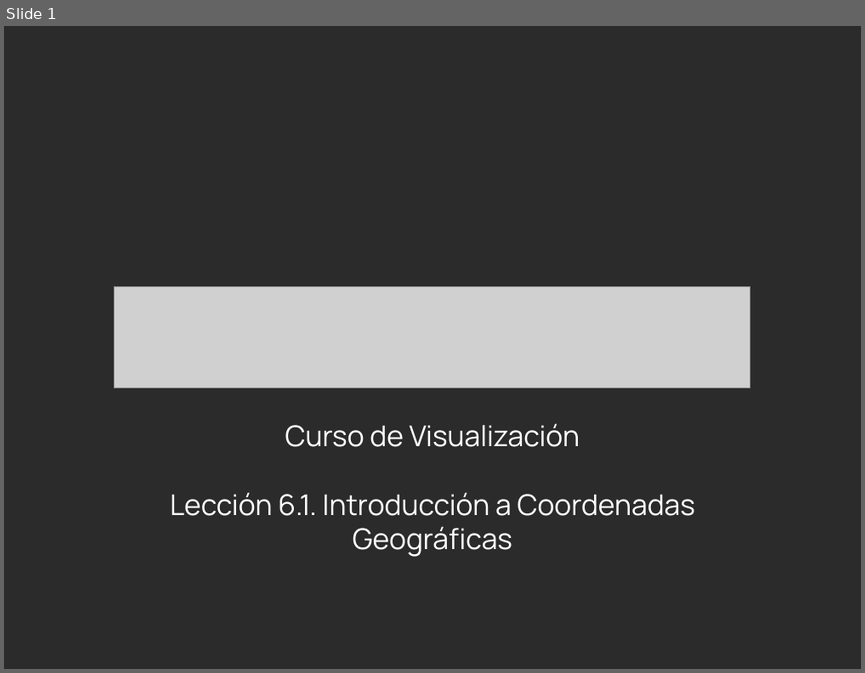
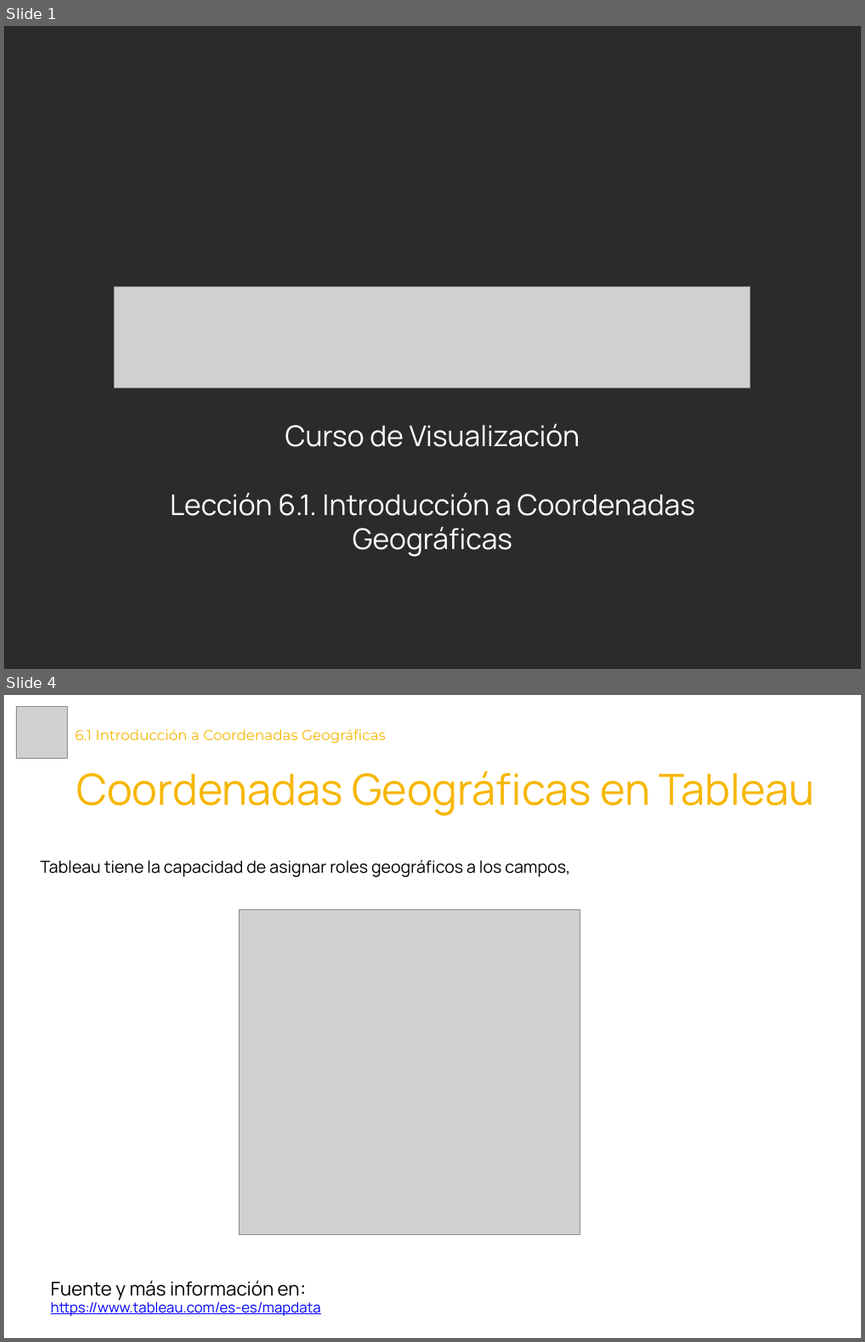
Before and after one commit to Laboratoria/curriculum, a slide deck: 18-data-visualization/Contenido Semana 3/6.1. Presentación - Introducción a Coordenadas Geográficas.pptx. Shown one above the other, each under a label of ours: slide 1 before the commit, slides 1 and 4 after it; the slides between them are not shown. The pictures are 865x673 and 865x1342 pixels, drawn with LibreOffice and Linux fonts; fonts in the diff are those of the drawing; grey boxes stand for pictures; background and template pictures are left out; a plain dark background stands for a picture behind light text. Boxes give left, top, right and bottom in pixels: in the first picture for what was removed or moved away, otherwise in the second. Text is boxed around its words. In the diff, an @@ line names an element or a change of style, - is before the commit and + after.

```diff
--- a/18-data-visualization/Contenido Semana 3/6.1. Presentación - Introducción a Coordenadas Geográficas.pptx
+++ b/18-data-visualization/Contenido Semana 3/6.1. Presentación - Introducción a Coordenadas Geográficas.pptx
@@ slide 4 added at (4, 695, 861, 1338), background #FFFFFF @@
@@ picture added at (16, 707, 68, 759) @@
@@ title added at (75, 729, 386, 743), 12 pt, text #F7B600 @@
+6.1 Introducción a Coordenadas Geográficas
@@ text added at (76, 771, 814, 816), 36 pt, text #F7B600 @@
+Coordenadas Geográficas en Tableau
@@ text added at (41, 859, 570, 877), 14 pt, text #000000 @@
+Tableau tiene la capacidad de asignar roles geográficos a los campos,
@@ picture added at (239, 910, 579, 1235) @@
@@ text added at (51, 1280, 321, 1315), 12 pt, text #0000FF, underline @@
+Fuente y más información en:
+https://www.tableau.com/es-es/mapdata
```
Also in this commit, not shown: 1 slide changed, 3 other slides added, 16 other files.
